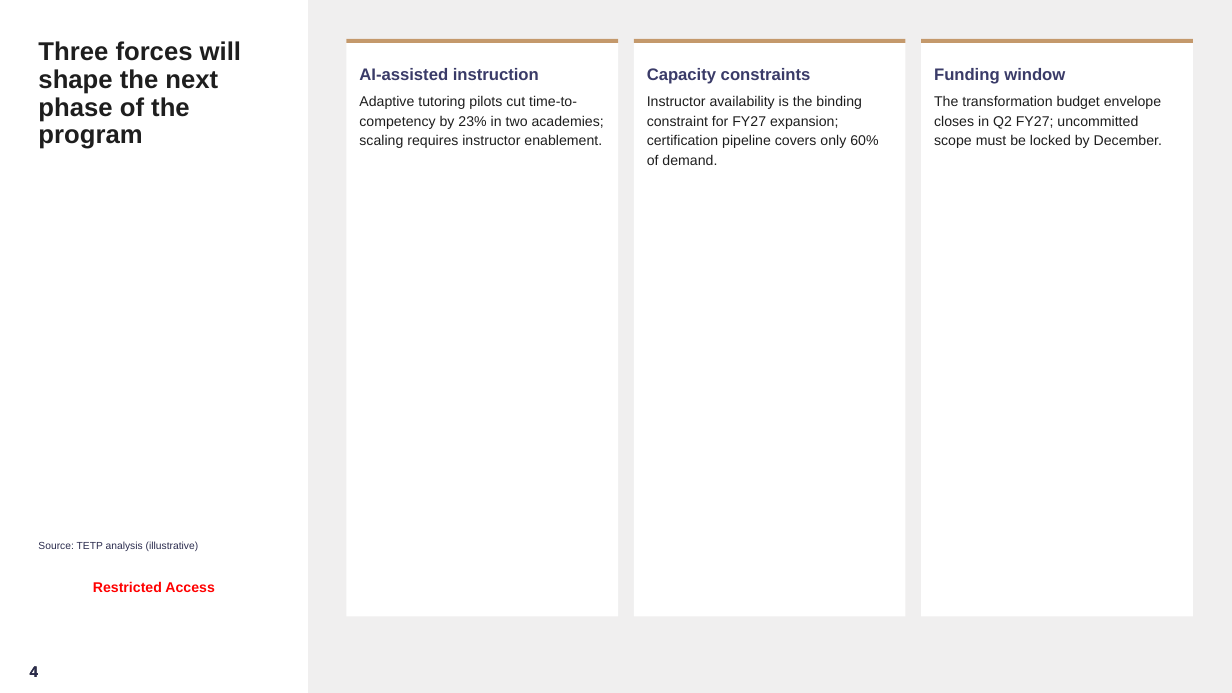
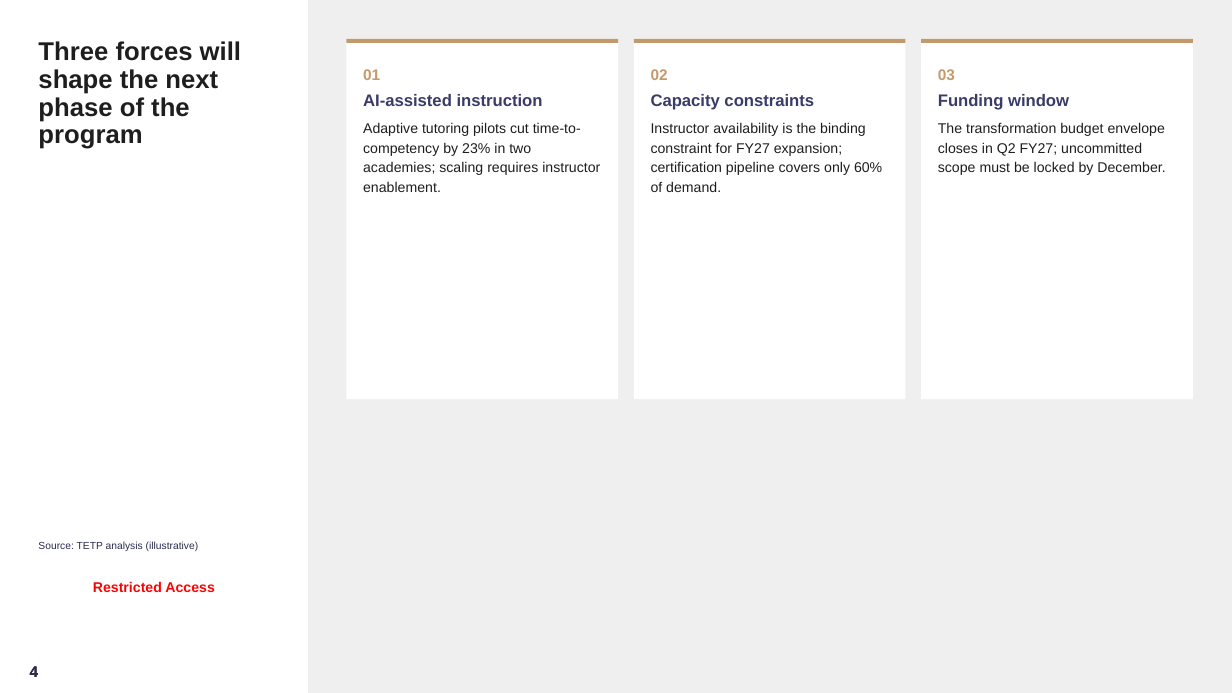
Before and after one commit to ammarkojok/Consulting-Toolkit, a slide deck: slide 4 of .claude/skills/tetp-deck/examples/example-deck.pptx. Drawn at 1232x693 pixels with LibreOffice and Linux fonts; fonts in the diff are those of the drawing; background and template pictures are left out. Boxes give left, top, right and bottom in pixels: in the first picture for what was removed or moved away, otherwise in the second. Text is boxed around its words. In the diff, an @@ line names an element or a change of style, - is before the commit and + after.

```diff
--- a/.claude/skills/tetp-deck/examples/example-deck.pptx
+++ b/.claude/skills/tetp-deck/examples/example-deck.pptx
@@ rectangle: place and size @@
-rectangle at (347, 39, 618, 616)
+rectangle at (347, 39, 618, 399)
@@ rectangle: place and size @@
-rectangle at (634, 39, 906, 616)
+rectangle at (634, 39, 906, 399)
@@ rectangle: place and size @@
-rectangle at (921, 39, 1193, 616)
+rectangle at (921, 39, 1193, 399)
@@ text at (363, 69, 380, 80): paragraph added @@
+01
@@ text at (651, 69, 668, 80): paragraph added @@
+02
@@ text at (938, 69, 955, 80): paragraph added @@
+03
@@ text at (363, 94, 600, 192): more space between paragraphs @@
@@ text at (651, 94, 882, 192): more space between paragraphs @@
@@ text at (938, 94, 1165, 175): more space between paragraphs @@
```
Also in this commit, not shown: 1 other slide changed, 2 other files.
